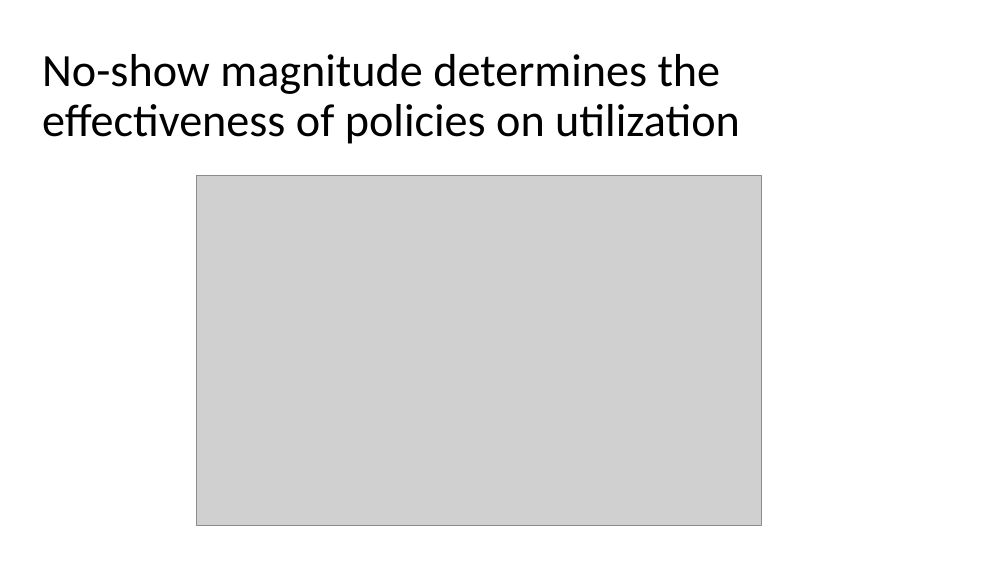
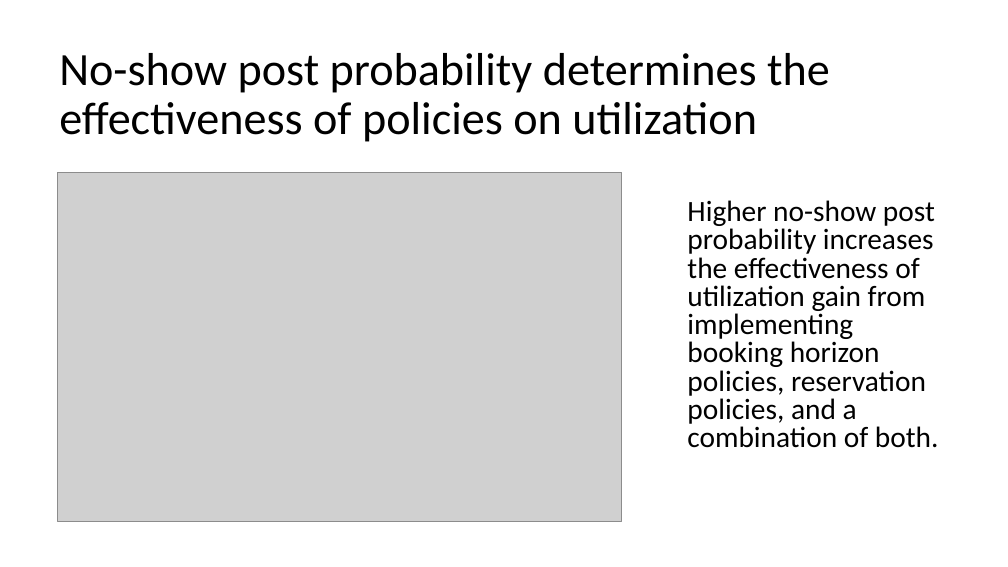
Before and after one commit to YcartXin/CUIMC-Appointment-Simulation, a slide deck: slide 18 of presentation/FCFS Presentation.pptx (slide 15 before the commit). Drawn at 1008x567 pixels with LibreOffice and Linux fonts; fonts in the diff are those of the drawing; grey boxes stand for pictures. Boxes give left, top, right and bottom in pixels: in the first picture for what was removed or moved away, otherwise in the second. Text is boxed around its words. In the diff, an @@ line names an element or a change of style, - is before the commit and + after.

```diff
--- a/presentation/FCFS Presentation.pptx
+++ b/presentation/FCFS Presentation.pptx
@@ title at [59, 53, 830, 142]: text changed @@
-No-show magnitude determines the effectiveness of policies on utilization
+No-show post probability determines the effectiveness of policies on utilization
@@ picture: place and size @@
-picture at [197, 175, 761, 526]
+picture at [57, 172, 622, 521]
@@ text added at [687, 200, 939, 448], 28 pt, text #000000 @@
+Higher no-show post probability increases the effectiveness of utilization gain from implementing booking horizon policies, reservation policies, and a combination of both.
```
Also in this commit, not shown: 10 other slides changed, 5 slides added, 1 slide removed, 19 other files.
